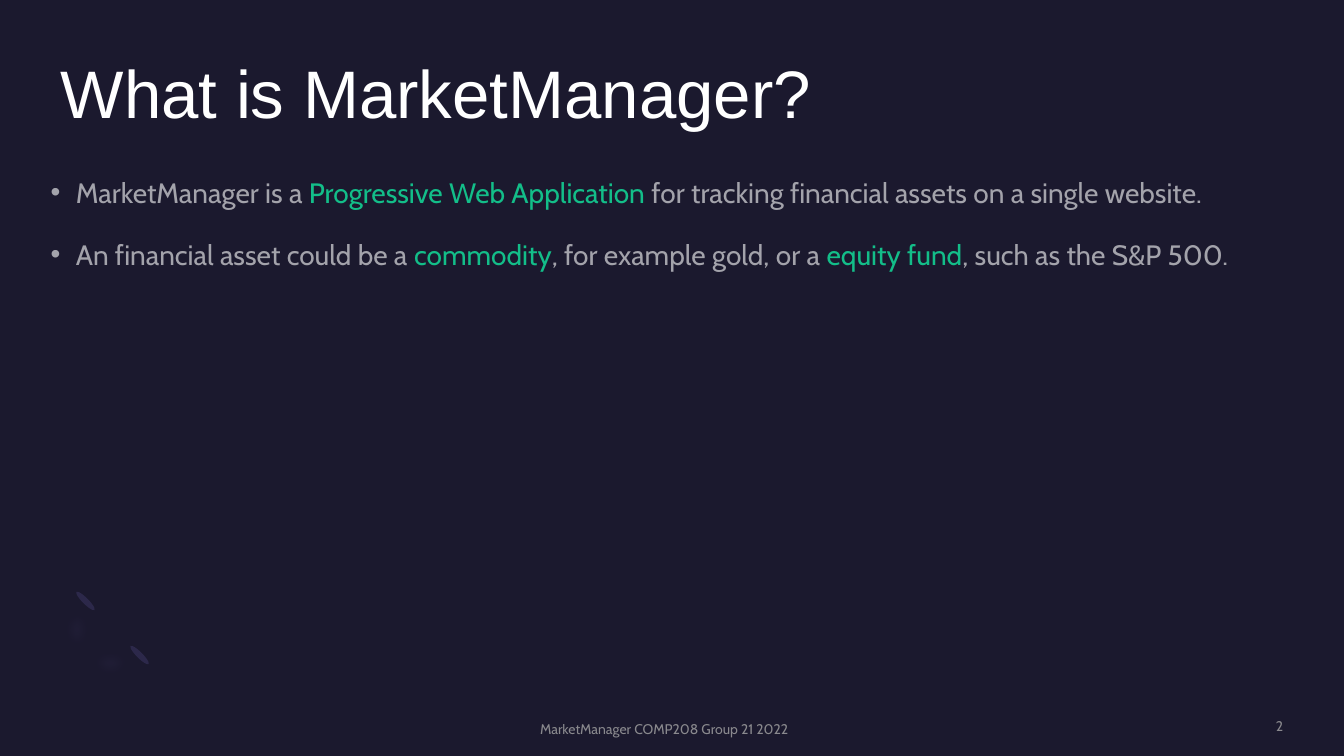
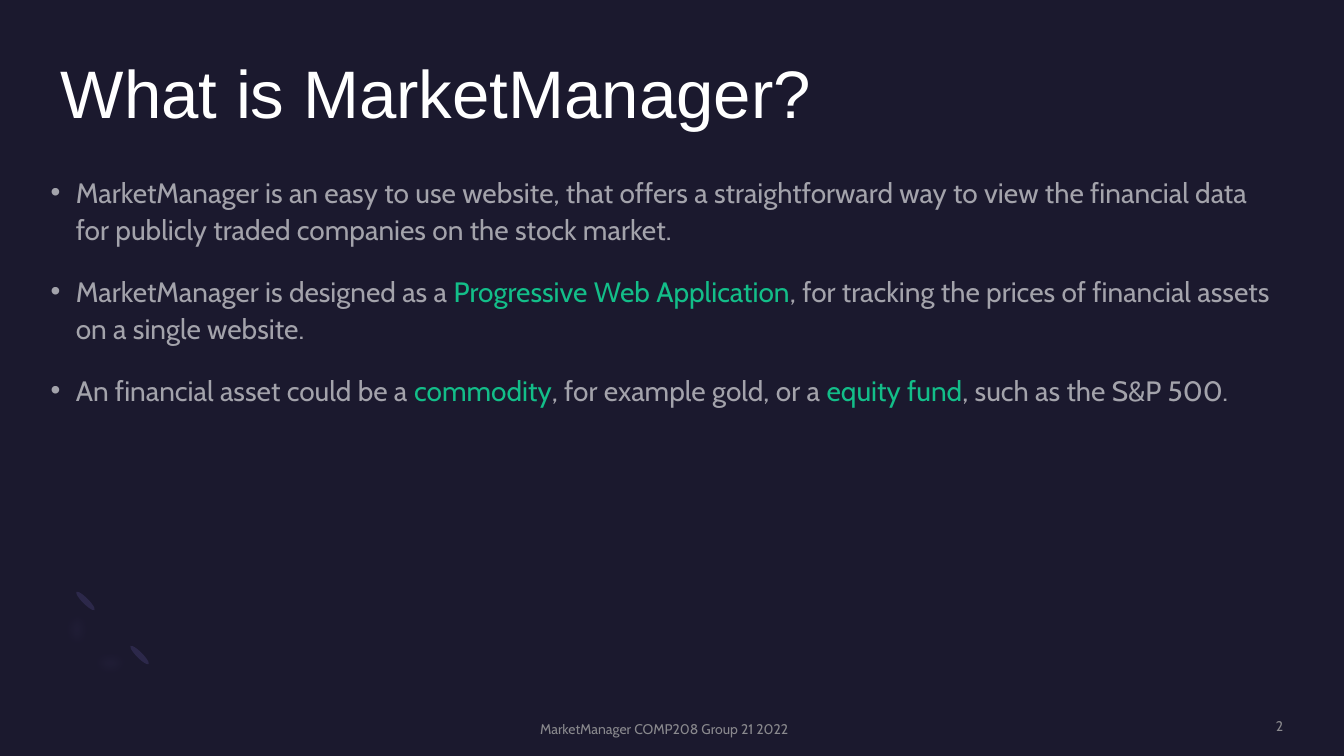
Before and after one commit to jash2002/MarketManager, a slide deck: slide 2 of docs/MarketManager Presentation.pptx. Drawn at 1344x756 pixels with LibreOffice and Linux fonts; fonts in the diff are those of the drawing. Boxes give left, top, right and bottom in pixels: in the first picture for what was removed or moved away, otherwise in the second. Text is boxed around its words. In the diff, an @@ line names an element or a change of style, - is before the commit and + after.

```diff
--- a/docs/MarketManager Presentation.pptx
+++ b/docs/MarketManager Presentation.pptx
@@ text at (x1=76, y1=182, x2=1269, y2=345): text changed @@
-• MarketManager is a Progressive Web Application for tracking financial assets on a single website.
+• MarketManager is an easy to use website, that offers a straightforward way to view the financial data for publicly traded companies on the stock market.
+• MarketManager is designed as a Progressive Web Application, for tracking the prices of financial assets on a single website.
```
Also in this commit, not shown: 1 slide added, 1 other file.
